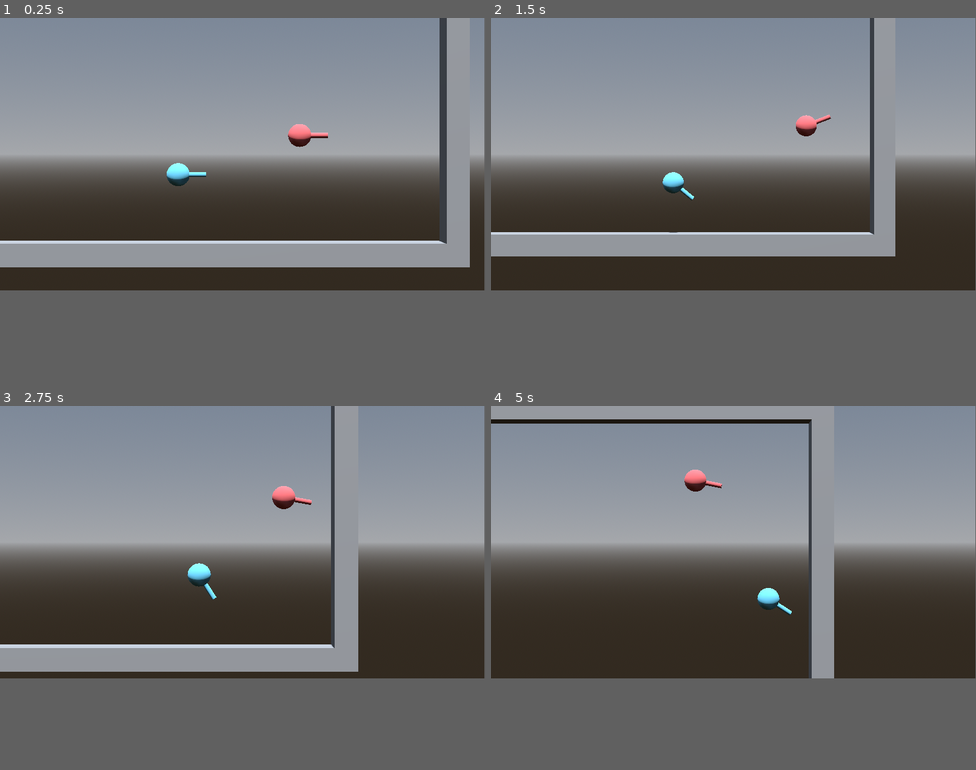
Above: before the commit, frames 1-4 (two rows, left to right).
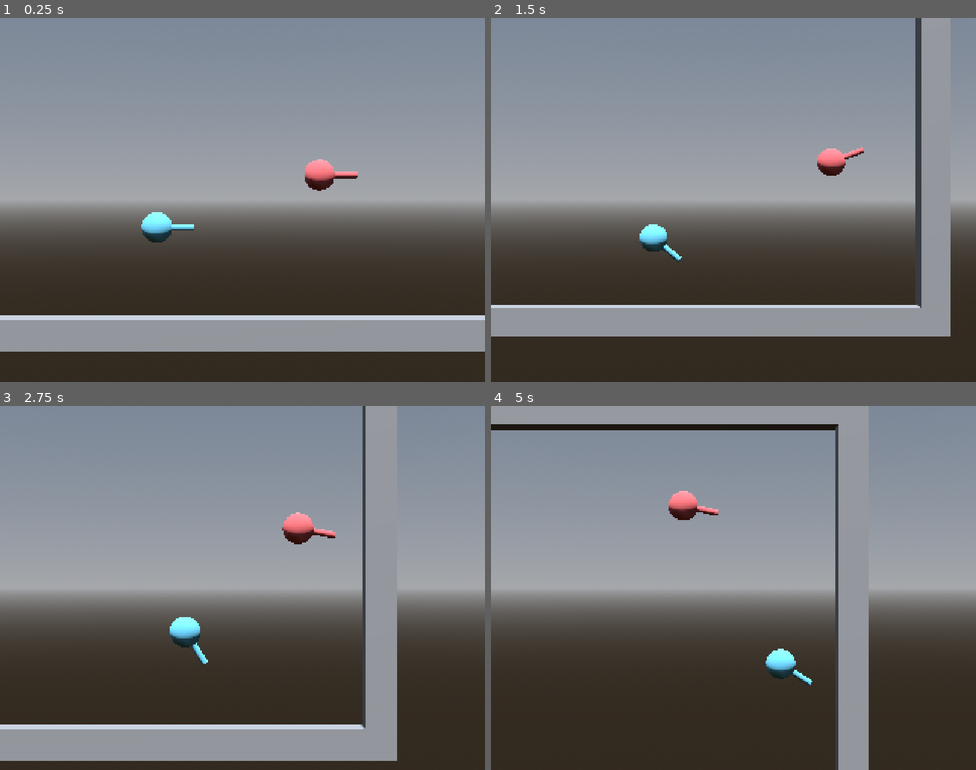
Above: after the commit, the same moments.

Repository: vipsbpig/BallonBird
Game: Godot game, scene res://Scenes/Game.tscn
The game is run twice, just before and just after one commit, with the same random seed, the same clock (stepped at 60 frames per second) and the same inputs.
Inputs (mouse positions are in pixels of both pictures, inside the frame that each line leads up to):
- Up to frame 1 (0.25 s): no input
- Up to frame 2 (1.5 s): tap Enter (jump2) at 0.5 s; move the mouse to (840, 141) at 0.52 s; hold D (move_right) 0.53-1.28 s; hold J (move_left2) 0.53-1.28 s; click (840, 141) at 0.67 s; tap Space (jump) at 0.77 s; move the mouse to (636, 167) at 1.27 s; hold S from 1.28 s (still down); tap L (move_right2) at 1.35 s
- Up to frame 3 (2.75 s): tap Space (jump) at 1.52 s; move the mouse to (291, 482) at 2.02 s; release S at 2.03 s; hold D (move_right) from 2.03 s (still down); hold F from 2.03 s (still down)
- Up to frame 4 (5 s): move the mouse to (709, 595) at 2.77 s; release D (move_right) at 2.78 s; release F at 2.78 s; hold W 2.78-3.53 s; tap J (move_left2) at 2.85 s; click (709, 595) at 2.92 s; tap Space (jump) at 3.02, 3.77, 4.52 s; move the mouse to (879, 584) at 3.52 s; hold L (move_right2) 3.53-4.28 s; hold A (move_left) from 3.53 s (still down); move the mouse to (588, 500) at 4.27 s; tap F at 4.35 s
In our replay, the window is 799x449 before the commit and 800x600 after it. These sizes can differ from the game's own. Grey fills any space a smaller window leaves; there, only what the larger window draws over its background counts as a difference.

The runs differ from the first frame. In frame 1, 46% of the frame differs, in the area x 0-100%, y 0-100%; in frame 2, 45%; in frame 3, 49%; in frame 4, 30%.

Commit message:
update viewport setting

Diff:
--- a/project.godot
+++ b/project.godot
@@ -19,6 +19,15 @@
 
 PhantomCameraManager="*res://addons/phantom_camera/scripts/managers/phantom_camera_manager.gd"
 Global="*res://Scripts/global.gd"
+
+[display]
+
+window/size/viewport_width=1280
+window/size/viewport_height=960
+window/size/resizable=false
+window/stretch/mode="viewport"
+window/stretch/scale=4.0
+window/stretch/scale_mode="integer"
 
 [editor_plugins]
 
